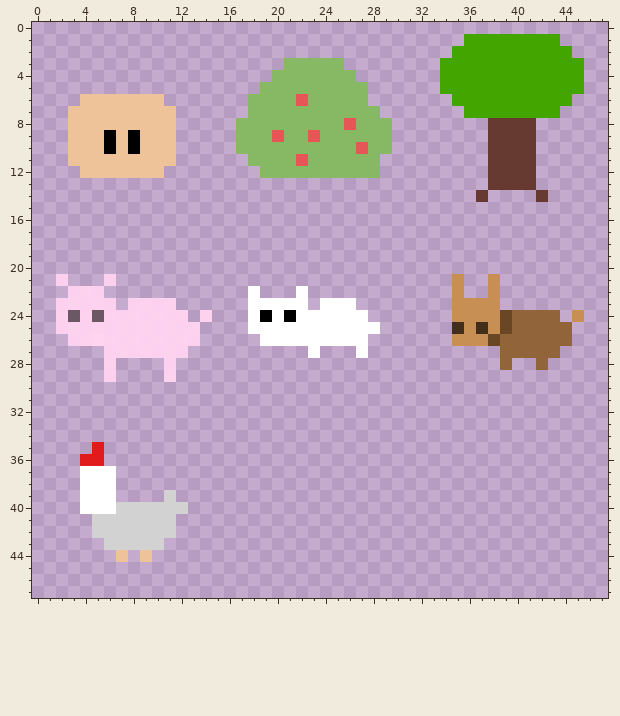
Two states of a pixel-art sprite, core/assets/hinchin.cosmetics.png. The picture above is the old version.
The file is 48x48 pixels.
The same view after the edit:
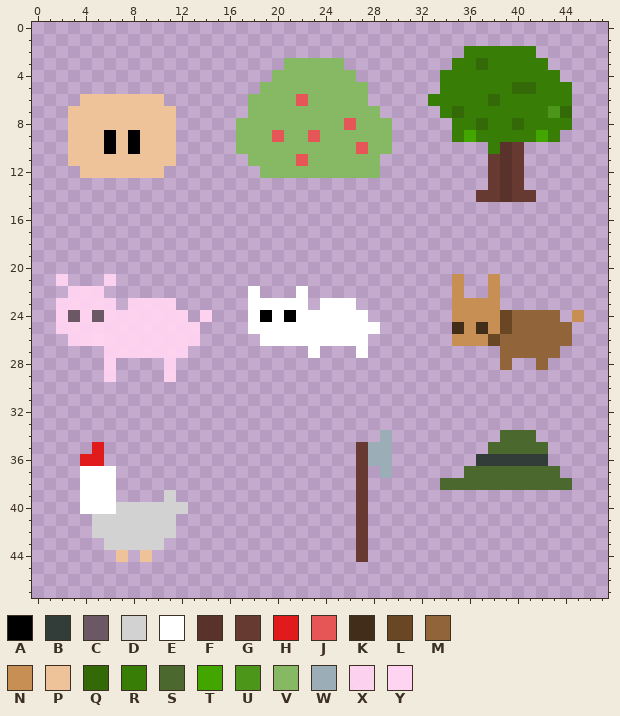
Palette (. is transparent): A #000000  B #323c39  C #6c5865fe  D #d2d2d2  E #ffffff  F #59322b  G #663931  H #e11b1b  J #e65656  K #412d19  L #694725  M #916539  N #c88f55  P #eec39a  Q #336a07  R #377d06  S #4b692f  T #43a500  U #4c9619  V #87b964  W #9badb7  X #ffd4f1f2  Y #ffd4f1fe
Edits made:
y 1: x 36..43 TTTTTTTT -> ........
y 2: x 35..44 TTTTTTTTTT -> .RRRRRR...
y 3: x 34..45 TTTTTTTTTTTT -> .RRQRRRRR...
y 4: x 34..45 TTTTTTTTTTTT -> RRRRRRRRRR..
y 5: x 34..45 TTTTTTTTTTTT -> RRRRRRQQRRR.
y 6: x 33..44 ..TTTTTTTTTT -> RRRRRQRRRRRR
y 7: x 34..44 ..TTTTTTTT. -> RQRRRRRRRUQ
y 8: x 35..44 ...GGGG... -> RRQRRQRRRR
y 9: x 35..43 ...GGGG.. -> RTRRRRRTR
y 10: x 38..39 GG -> RF; x 41 G -> .
y 11..13: x 39 G -> F; x 41 G -> .
y 14: x 38..42 ....G -> GFGG.
y 34: x 29 . -> W; x 39..41 ... -> SSS
y 35: x 27..29 ... -> GWW; x 38..42 ..... -> SSSSS
y 36: x 27..29 ... -> GWW; x 37..42 ...... -> BBBBBB
y 37: x 27 . -> G; x 29 . -> W; x 36..43 ........ -> SSSSSSSS
y 38: x 27 . -> G; x 34..44 ........... -> SSSSSSSSSSS
y 39..44: x 27 . -> G
Boxes around the changes in both pictures, in picture pixels (x1, y1, x2, y2):
changed: (428, 34, 584, 202)
added: (356, 430, 392, 562)
added: (440, 430, 572, 490)
